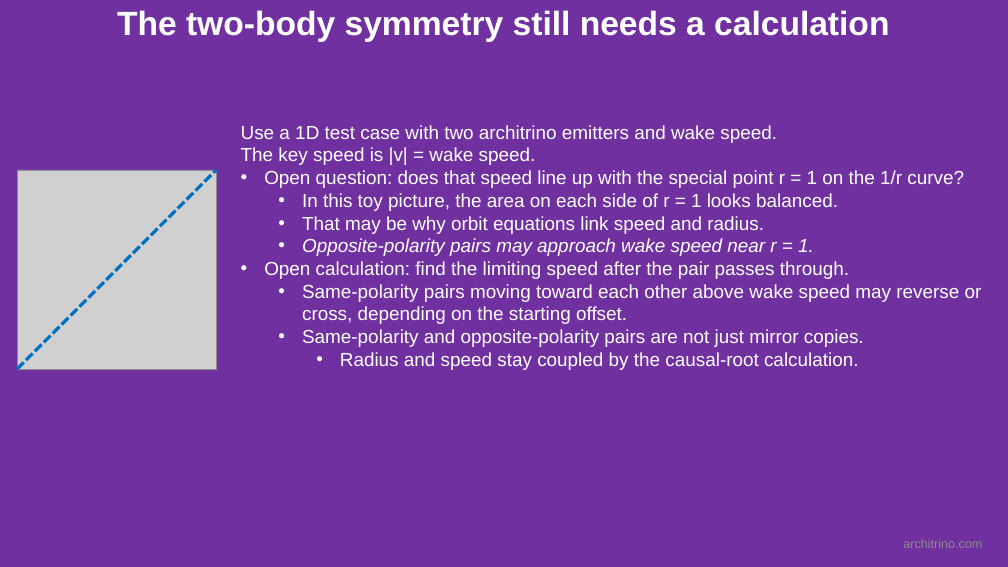
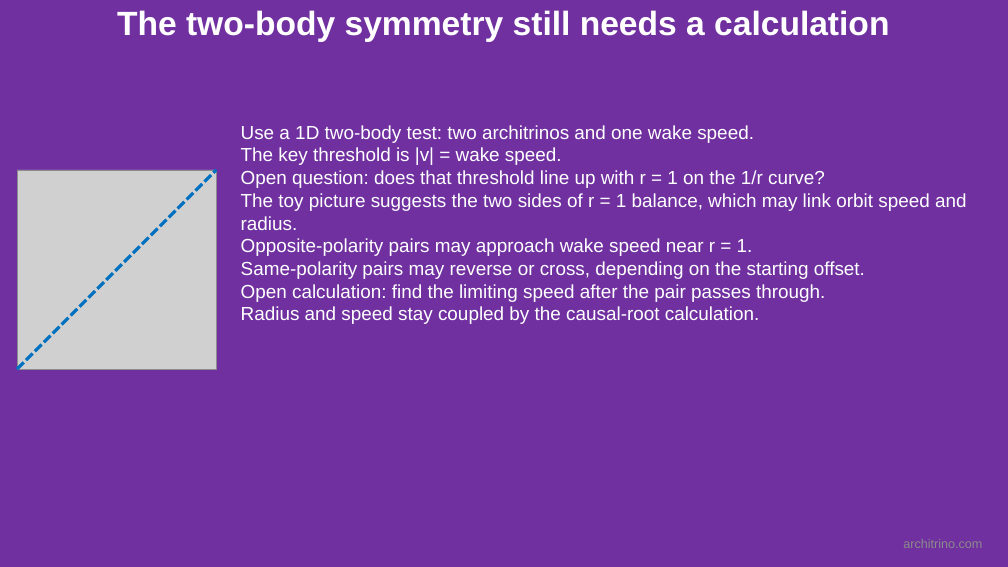
Before and after one commit to jmarkmorris/architrino, a slide deck: slide 13 of reference/archie/presentations/NPQG Fundamentals - Paths.pptx. Drawn at 1008x567 pixels with LibreOffice and Linux fonts; fonts in the diff are those of the drawing; grey boxes stand for pictures. Boxes give left, top, right and bottom in pixels: in the first picture for what was removed or moved away, otherwise in the second. Text is boxed around its words. In the diff, an @@ line names an element or a change of style, - is before the commit and + after.

```diff
--- a/reference/archie/presentations/NPQG Fundamentals - Paths.pptx
+++ b/reference/archie/presentations/NPQG Fundamentals - Paths.pptx
@@ text at [241, 125, 967, 230]: text changed @@
-Use a 1D test case with two architrino emitters and wake speed.
-The key speed is |v| = wake speed.
-• Open question: does that speed line up with the special point r = 1 on the 1/r curve?
-  • In this toy picture, the area on each side of r = 1 looks balanced.
-  • That may be why orbit equations link speed and radius.
+Use a 1D two-body test: two architrinos and one wake speed.
+The key threshold is |v| = wake speed.
+Open question: does that threshold line up with r = 1 on the 1/r curve?
+The toy picture suggests the two sides of r = 1 balance, which may link orbit speed and radius.
@@ text at [241, 238, 825, 324]: italic off in "Opposite-polarity pairs may approach wake speed near ..."; bullet • to none; list level 2 to 1 in "Opposite-polarity pairs may approach wake ..."; list level 3 to 1 in "Radius and speed stay coupled ..." @@
@@ text at [241, 261, 865, 279]: paragraph added @@
+Same-polarity pairs may reverse or cross, depending on the starting offset.
@@ text at [302, 284, 982, 347]: paragraphs removed @@
-  • Same-polarity pairs moving toward each other above wake speed may reverse or cross, depending on the starting offset.
-  • Same-polarity and opposite-polarity pairs are not just mirror copies.
```
Also in this commit, not shown: 6 other slides changed, 3 other files.
